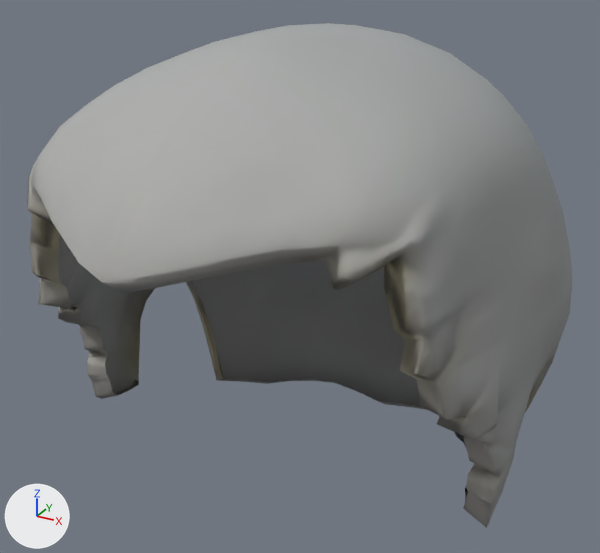
Before and after pictures for a commit that changed the glTF model assets/characters/hair/Hair_BuzzedFemale.gltf.
The view is the same before and after, from a 50 mm camera at (0.12, -0.209, 1.802) aimed at (-0.004, 0.015, 1.689). Arrows for +X, +Y and +Z are at lower left; the lights stay in place. The picture after the commit comes second.

Before the edit, the objects in view are built like this:
```python
me_hair_buzzedfemale = bpy.data.meshes.new('Hair_BuzzedFemale')
me_hair_buzzedfemale.from_pydata(...)  # 466 vertices, 830 faces; spans x -0.079..0.079, y -0.083..0.115, z 1.601..1.771
me_hair_buzzedfemale.materials.append(mat_mi_hair_1)
ob_hair_buzzedfemale = bpy.data.objects.new('Hair_BuzzedFemale', me_hair_buzzedfemale)
ob_hair_buzzedfemale.location = (0.0, 0.0, 0.0)
```
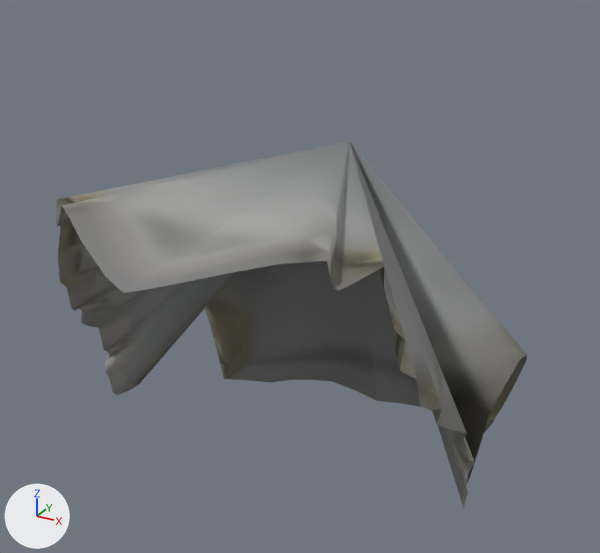
Changed parts and their boxes (x1, y1, x2, y2) in the pictures (600 x 553 px):
```json
{"object": "Hair_BuzzedFemale", "change": "reshaped", "before": [27, 23, 573, 528], "after": [56, 141, 527, 508], "on screen": "14% narrower, 27% shorter"}
{"part": 1, "of": "me_hair_buzzedfemale", "change": "deleted", "before": [27, 23, 573, 528]}
{"part": 2, "of": "me_hair_buzzedfemale", "change": "added", "after": [56, 141, 527, 508]}
```

The change, as JSON lines over the scene's bpy script:
```json
{"block": "me_hair_buzzedfemale", "where": "# used by ob_hair_buzzedfemale; location = (0.0, 0.0, 0.0)"}
{"op": "remove", "block": "me_hair_buzzedfemale", "code": "me_hair_buzzedfemale.from_pydata(...)  # 466 vertices, 830 faces; spans x -0.079..0.079, y -0.083..0.115, z 1.601..1.771"}
{"op": "add", "block": "me_hair_buzzedfemale", "code": "me_hair_buzzedfemale.from_pydata(...)  # 101 vertices, 100 faces; spans x -0.069..0.069, y -0.076..0.079, z 1.607..1.73"}
{"block": "me_hair_buzzedfemale", "change": "me_hair_buzzedfemale part 1: 366 vertices removed from x -0.079..0.079, y -0.083..0.115, z 1.601..1.771"}
{"block": "me_hair_buzzedfemale", "change": "me_hair_buzzedfemale part 2: 1 vertex added at x 0.0, y 0.043, z 1.73"}
```
